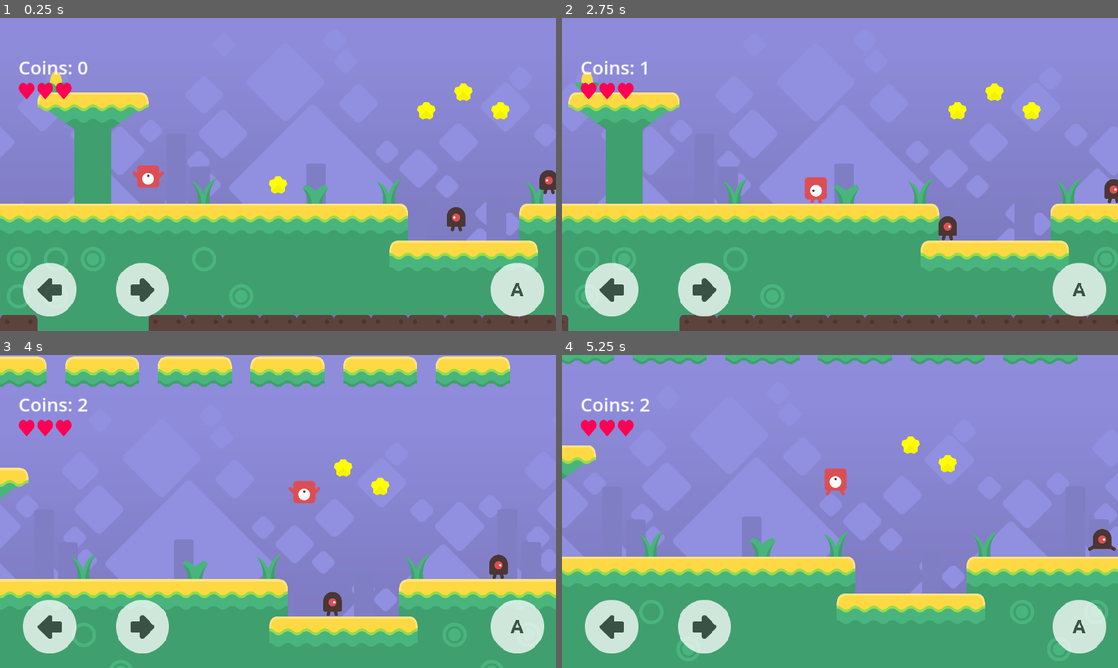
Above: before the commit, frames 1-4 (two rows, left to right).
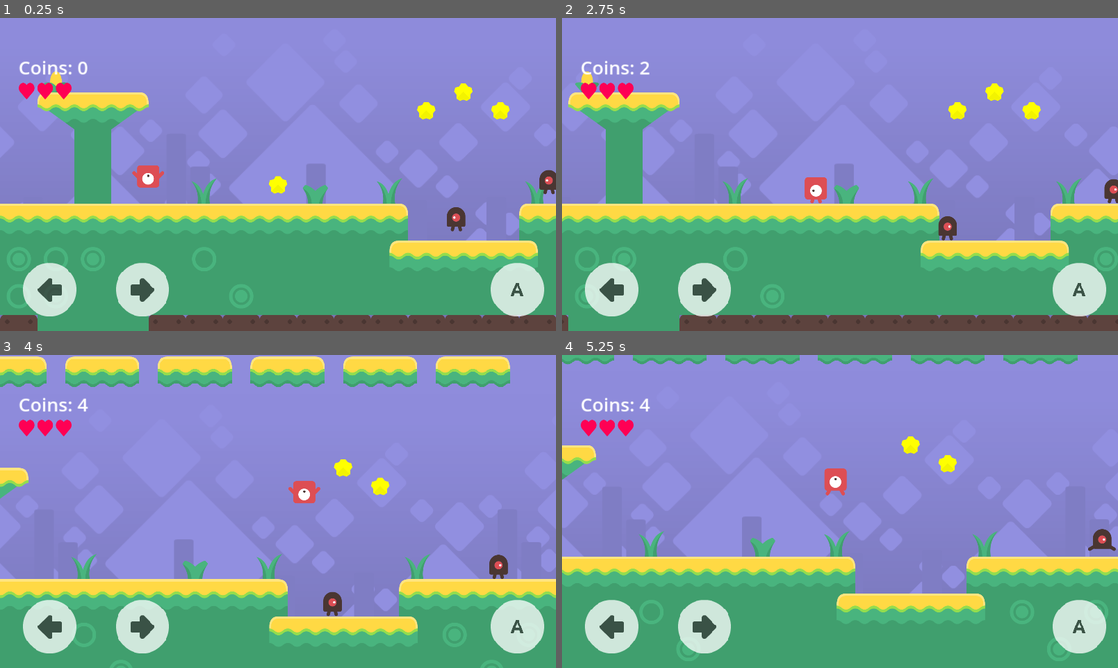
Above: after the commit, the same moments.

Repository: endlessm/moddable-platformer
Game: Godot game, scene res://main.tscn
Same seed, same stepped clock (60 frames per second), same inputs: the game is played once before the commit and once after it.
Inputs (mouse positions are in pixels of both pictures, inside the frame that each line leads up to):
- Up to frame 1 (0.25 s): no input
- Up to frame 2 (2.75 s): tap Enter at 0.5 s; move the mouse to (962, 158) at 0.52 s; hold Right (player_1_right) 0.53-2.03 s; tap A (player_2_left) at 0.6, 2.1 s; click (962, 158) at 0.67 s; tap Up (player_1_jump) at 0.77, 1.52 s; move the mouse to (728, 190) at 1.27 s; tap D (player_2_right) at 1.35 s; move the mouse to (895, 105) at 2.02 s; hold Left (player_1_left) from 2.03 s (still down)
- Up to frame 3 (4 s): move the mouse to (250, 574) at 2.77 s; release Left (player_1_left) at 2.78 s; hold Right (player_1_right) from 2.78 s (still down); tap D (player_2_right) at 2.85 s; click (250, 574) at 2.92 s; tap Up (player_1_jump) at 3.02, 3.77 s; move the mouse to (444, 558) at 3.52 s; tap A (player_2_left) at 3.6 s
- Up to frame 4 (5.25 s): move the mouse to (673, 464) at 4.27 s; release Right (player_1_right) at 4.28 s; hold Left (player_1_left) 4.28-5.03 s; tap D (player_2_right) at 4.35 s; tap Up (player_1_jump) at 4.52 s; move the mouse to (867, 511) at 5.02 s; hold Right (player_1_right) from 5.03 s (still down); tap A (player_2_left) at 5.1 s; click (867, 511) at 5.17 s

The runs differ from the first frame. In frame 1, less than 0.1% of the frame differs, in the area x 23-30%, y 47-55%; in frame 2, less than 0.1%; in frame 3, less than 0.1%; in frame 4, less than 0.1%, in the area x 13-52%, y 13-45%.

Commit message:
trying to customize HUD messaging to display only player 1 controls if no second player has been added, and add in the controls labels only when the player 2 has been created.

Diff:
--- a/components/platform/platform.tscn
+++ b/components/platform/platform.tscn
@@ -3,10 +3,10 @@
 [ext_resource type="Script" path="res://components/platform/platform.gd" id="1_dpc6h"]
 
 [sub_resource type="RectangleShape2D" id="RectangleShape2D_i4vtk"]
-size = Vector2(384, 40)
+size = Vector2(256, 40)
 
 [sub_resource type="RectangleShape2D" id="RectangleShape2D_o2vn2"]
-size = Vector2(384, 128)
+size = Vector2(256, 128)
 
 [sub_resource type="Animation" id="Animation_6232f"]
 resource_name = "shake"
--- a/hud.tscn
+++ b/hud.tscn
@@ -44,6 +44,7 @@
 horizontal_alignment = 1
 
 [node name="GridContainer" type="GridContainer" parent="Start"]
+unique_name_in_owner = true
 layout_mode = 2
 size_flags_horizontal = 4
 theme_override_constants/h_separation = 24
@@ -101,10 +102,12 @@
 stretch_mode = 5
 
 [node name="PlayerTwoCaption" type="Label" parent="Start/GridContainer"]
+unique_name_in_owner = true
 layout_mode = 2
 text = "Player Two:"
 
 [node name="PlayerTwo" type="TabContainer" parent="Start/GridContainer"]
+unique_name_in_owner = true
 layout_mode = 2
 theme_override_styles/panel = SubResource("StyleBoxEmpty_b8smf")
 current_tab = 1
--- a/main.tscn
+++ b/main.tscn
@@ -209,6 +209,18 @@
 limit_bottom = 1080
 position_smoothing_enabled = true
 
+[node name="Player2" parent="." instance=ExtResource("2_7yl00")]
+position = Vector2(512, 576)
+collision_layer = 1
+collision_mask = 7
+sprite_frames = ExtResource("9_qmofe")
+
+[node name="Camera2D" type="Camera2D" parent="Player2"]
+position = Vector2(0, 15)
+limit_left = 0
+limit_bottom = 1080
+position_smoothing_enabled = true
+
 [node name="HUD" parent="." instance=ExtResource("6_mp7wy")]
 
 [node name="Enemy" parent="." instance=ExtResource("9_l6smt")]
--- a/scripts/hud.gd
+++ b/scripts/hud.gd
@@ -6,12 +6,34 @@
 	Global.Endings.LOSE: %LoseEnding,
 }
 
+func _on_node_added(new_node):
+	if new_node.name == "Player2":
+		update_hud_for_player_two()
+
+func _on_node_removed(removed_node):
+	if removed_node.name == "Player2":
+		%PlayerTwo.visible = false
+		%PlayerTwoCaption.visible = false
+
+
+func update_hud_for_player_two():
+	%PlayerTwo.visible = true
+	%PlayerTwoCaption.visible = true
 
 func _process(_delta):
 	%TimeLeft.text = "%.1f" % Global.timer.time_left
 
+func _ready():
+	%PlayerTwo.visible = false
+	%PlayerTwoCaption.visible = false
 
-func _ready():
+		# Get the main scene's root node
+	var main_scene = $".."
+
+	# Connect signals to the main scene's root node
+	main_scene.connect("child_added", Callable(self, "_on_node_added"))
+	main_scene.connect("child_removed", Callable(self, "_on_node_removed"))
+
 	set_process(false)
 	set_physics_process(false)
 
